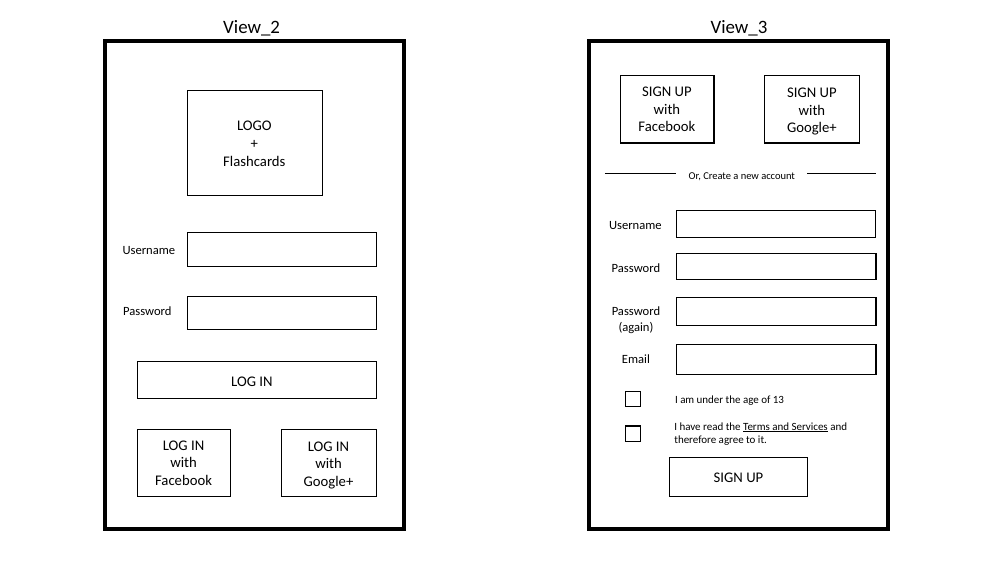
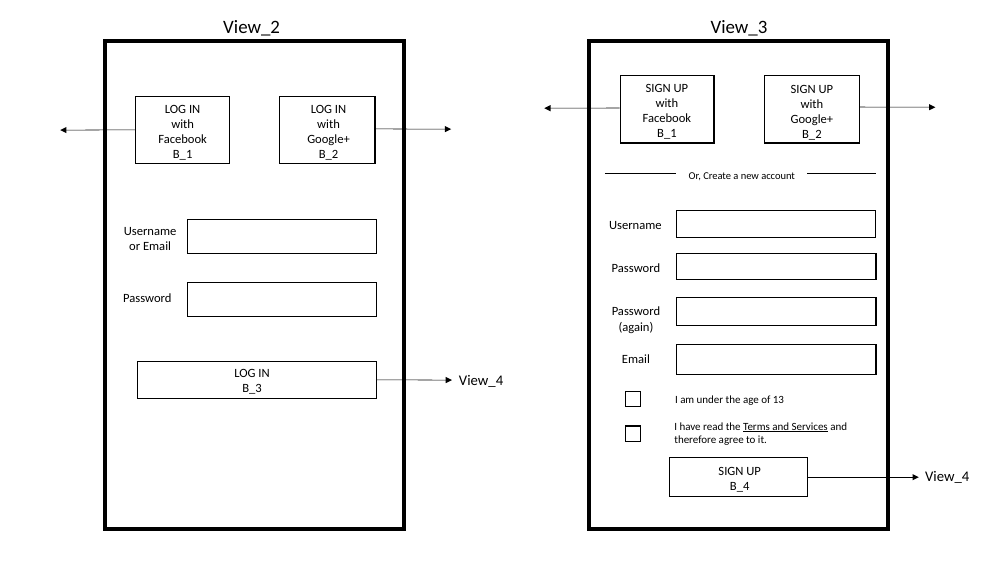
Before and after one commit to mhlee1215/IEDUFlashCard, a slide deck: slide 2 of Device Screen.pptx (slide 1 before the commit). Drawn at 1008x567 pixels with LibreOffice and Linux fonts; fonts in the diff are those of the drawing. Boxes give left, top, right and bottom in pixels: in the first picture for what was removed or moved away, otherwise in the second. Text is boxed around its words. In the diff, an @@ line names an element or a change of style, - is before the commit and + after.

```diff
--- a/Device Screen.pptx
+++ b/Device Screen.pptx
@@ text at bbox=[643, 84, 692, 122]: size 14 to 12 pt in "SIGN UP with Facebook" @@
@@ text at bbox=[791, 85, 834, 125]: size 14 to 12 pt in "SIGN UP with Google+" @@
@@ frame: place and size @@
-frame at bbox=[137, 430, 231, 497]
+frame at bbox=[136, 96, 230, 163]
@@ text "LOG IN": place and size @@
-text "LOG IN" at bbox=[155, 440, 212, 485]
+text "LOG IN" at bbox=[158, 105, 207, 160]
@@ text at bbox=[158, 105, 207, 143]: size 14 to 12 pt in "LOG IN", "with Facebook" @@
@@ frame removed at bbox=[188, 90, 323, 196] @@
@@ frame: place and size @@
-frame at bbox=[281, 430, 377, 497]
+frame at bbox=[280, 96, 375, 163]
@@ text "LOG IN": place and size @@
-text "LOG IN" at bbox=[304, 441, 354, 489]
+text "LOG IN" at bbox=[307, 105, 350, 160]
@@ text at bbox=[307, 105, 350, 145]: size 14 to 12 pt in "LOG IN", "with Google+" @@
@@ arrow added from (620, 108) to (544, 108), #000000 0.5 pt @@
@@ arrow added from (860, 107) to (935, 107), #000000 0.5 pt @@
@@ arrow added from (135, 130) to (60, 130), #000000 0.5 pt @@
@@ text removed at bbox=[223, 120, 285, 166] @@
-LOGO
-+
-Flashcards
@@ arrow added from (376, 129) to (451, 129), #000000 0.5 pt @@
@@ text at bbox=[657, 129, 676, 139]: paragraph added @@
+B_1
@@ text at bbox=[802, 130, 821, 140]: paragraph added @@
+B_2
@@ text at bbox=[173, 150, 192, 160]: paragraph added @@
+B_1
@@ text at bbox=[319, 150, 338, 160]: paragraph added @@
+B_2
@@ text "Username": place and size @@
-text "Username" at bbox=[123, 246, 176, 254]
+text "Username" at bbox=[124, 227, 177, 250]
@@ frame: place and size @@
-frame at bbox=[188, 233, 377, 266]
+frame at bbox=[188, 219, 377, 253]
@@ text at bbox=[129, 241, 171, 250]: paragraph added @@
+or Email
@@ text "Password": place and size @@
-text "Password" at bbox=[123, 306, 171, 315]
+text "Password" at bbox=[123, 293, 171, 302]
@@ frame: place and size @@
-frame at bbox=[188, 296, 377, 330]
+frame at bbox=[188, 283, 377, 316]
@@ text "LOG IN": place and size @@
-text "LOG IN" at bbox=[231, 376, 272, 386]
+text "LOG IN" at bbox=[234, 369, 269, 394]
@@ text at bbox=[234, 369, 269, 377]: size 14 to 12 pt in "LOG IN" @@
@@ text at bbox=[242, 384, 261, 394]: paragraph added @@
+B_3
@@ arrow added from (377, 380) to (452, 380), #000000 0.5 pt @@
@@ text added at bbox=[459, 375, 503, 387], 14 pt, text #000000 @@
+View_4
@@ text at bbox=[718, 467, 761, 475]: size 14 to 12 pt in "SIGN UP" @@
@@ arrow added from (808, 477) to (919, 477), #000000 0.5 pt @@
@@ text added at bbox=[925, 471, 969, 483], 14 pt, text #000000 @@
+View_4
@@ text at bbox=[730, 482, 749, 492]: paragraph added @@
+B_4
```
Also in this commit, not shown: 3 other slides changed, 1 slide added.
